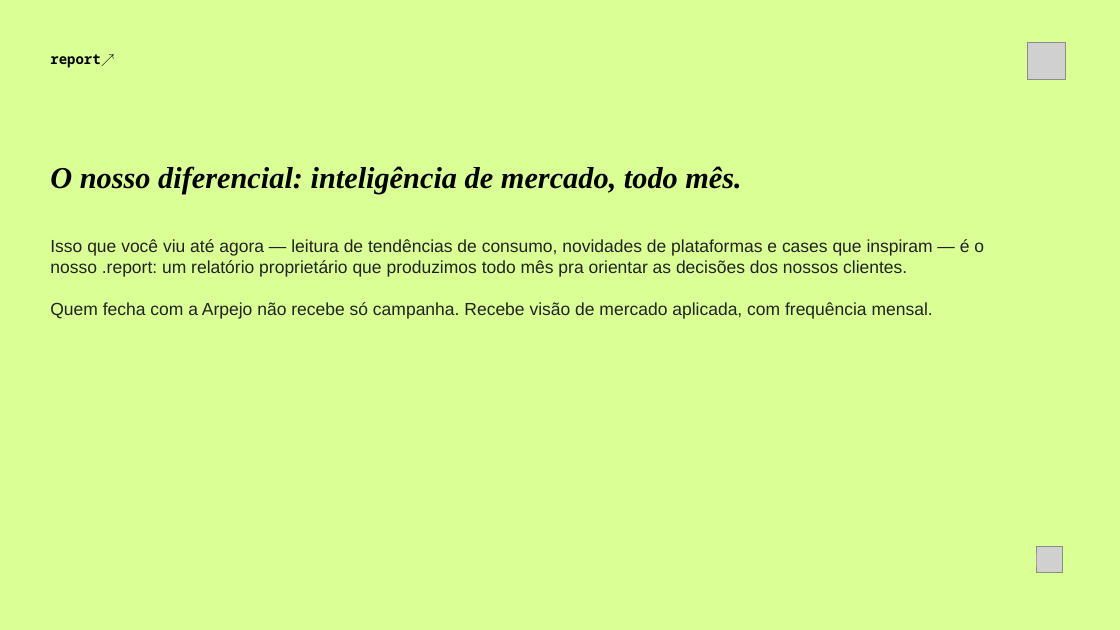
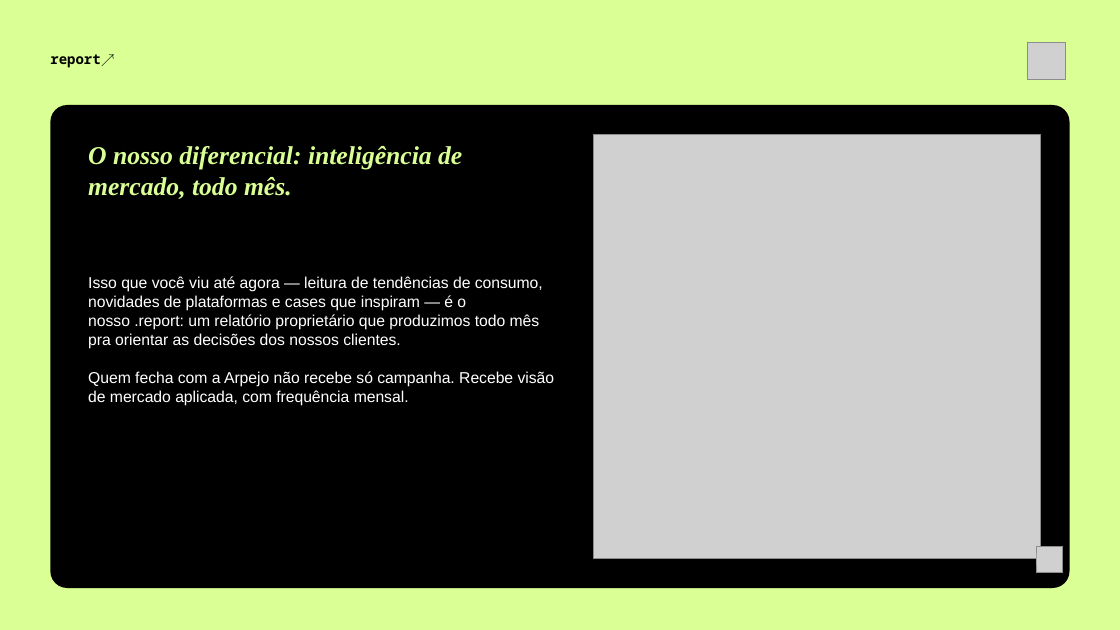
Before and after one commit to BiancaSchwanke/data-manipulation-exercises, a slide deck: slide 7 of entregas-agosto26/apresentacao-prospeccao-agosto26.pptx. Drawn at 1120x630 pixels with LibreOffice and Linux fonts; fonts in the diff are those of the drawing; grey boxes stand for pictures. Boxes give left, top, right and bottom in pixels: in the first picture for what was removed or moved away, otherwise in the second. Text is boxed around its words. In the diff, an @@ line names an element or a change of style, - is before the commit and + after.

```diff
--- a/entregas-agosto26/apresentacao-prospeccao-agosto26.pptx
+++ b/entregas-agosto26/apresentacao-prospeccao-agosto26.pptx
@@ rounded rectangle added at box(50, 105, 1070, 588), fill #000000 @@
@@ text "O nosso diferencial: inteligência de ...": place and size @@
-text "O nosso diferencial: inteligência de ..." at box(50, 166, 741, 194)
+text "O nosso diferencial: inteligência de ..." at box(88, 146, 462, 199)
@@ text "O nosso diferencial: inteligência de ..." at box(88, 146, 462, 199): size 26 to 22 pt, text colour #000000 to #DAFF94; vertical alignment middle to top @@
@@ picture added at box(594, 134, 1041, 559) @@
@@ text "Isso que você viu até ...": place and size @@
-text "Isso que você viu até ..." at box(50, 239, 984, 319)
+text "Isso que você viu até ..." at box(88, 276, 555, 406)
@@ text "Isso que você viu até ..." at box(88, 276, 555, 406): size 15 to 13.5 pt, text colour #222222 to #FFFFFF @@
```
Also in this commit, not shown: 1 other file.
